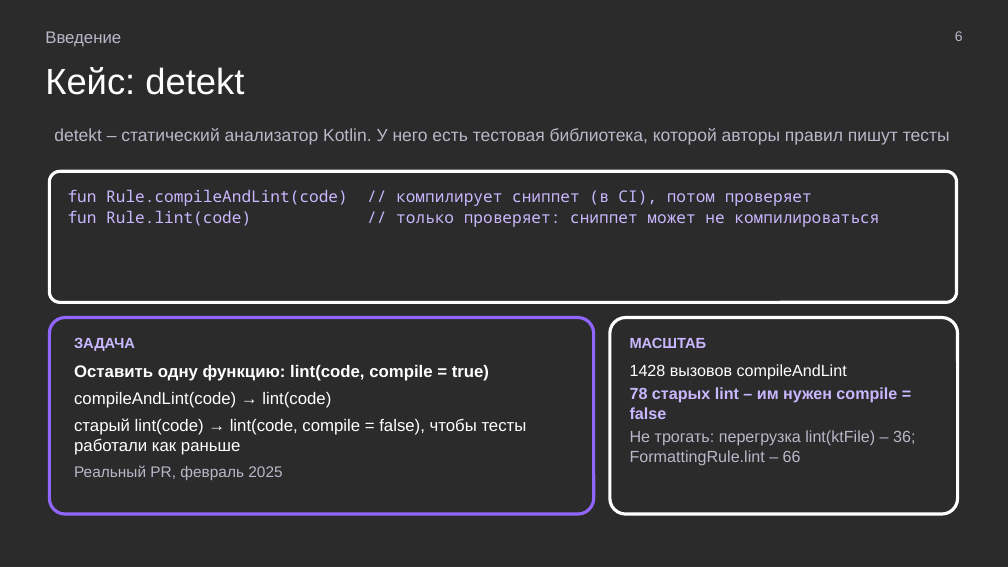
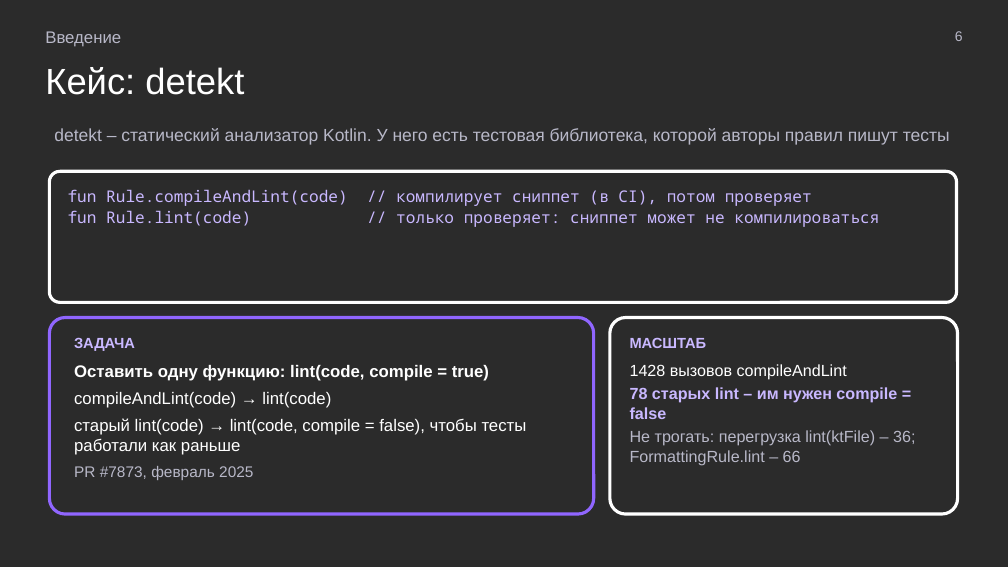
Before and after one commit to MchKosticyn/ide-refactoring-in-ai-agents, a slide deck: slide 6 of Доклад_ Рефакторинг в ИИ-агентах.pptx. Drawn at 1008x567 pixels with LibreOffice and Linux fonts; fonts in the diff are those of the drawing; background and template pictures are left out; a plain dark background stands for a picture behind light text. Boxes give left, top, right and bottom in pixels: in the first picture for what was removed or moved away, otherwise in the second. Text is boxed around its words. In the diff, an @@ line names an element or a change of style, - is before the commit and + after.

Commit message:
Description before demo in each approach; no cross-approach text on approach slides; merge manual edits

```diff
--- a/Доклад_ Рефакторинг в ИИ-агентах.pptx
+++ b/Доклад_ Рефакторинг в ИИ-агентах.pptx
@@ text in rounded rectangle at (74, 466, 253, 480): text changed @@
-Реальный PR, февраль 2025
+PR #7873, февраль 2025
```
Also in this commit, not shown: 12 other slides changed, 1 other file.
